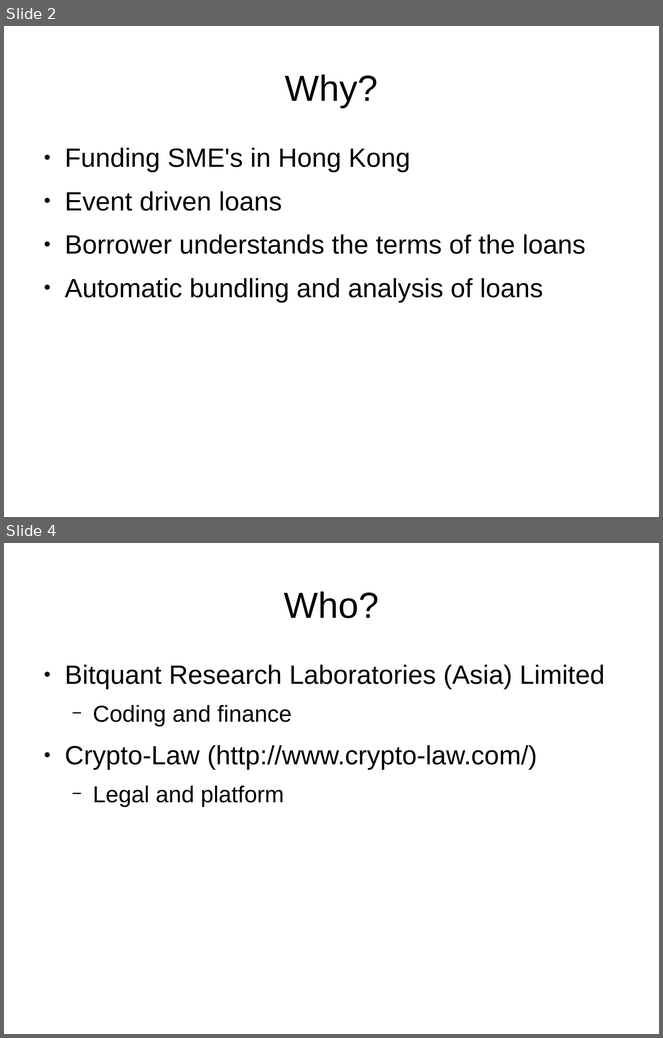
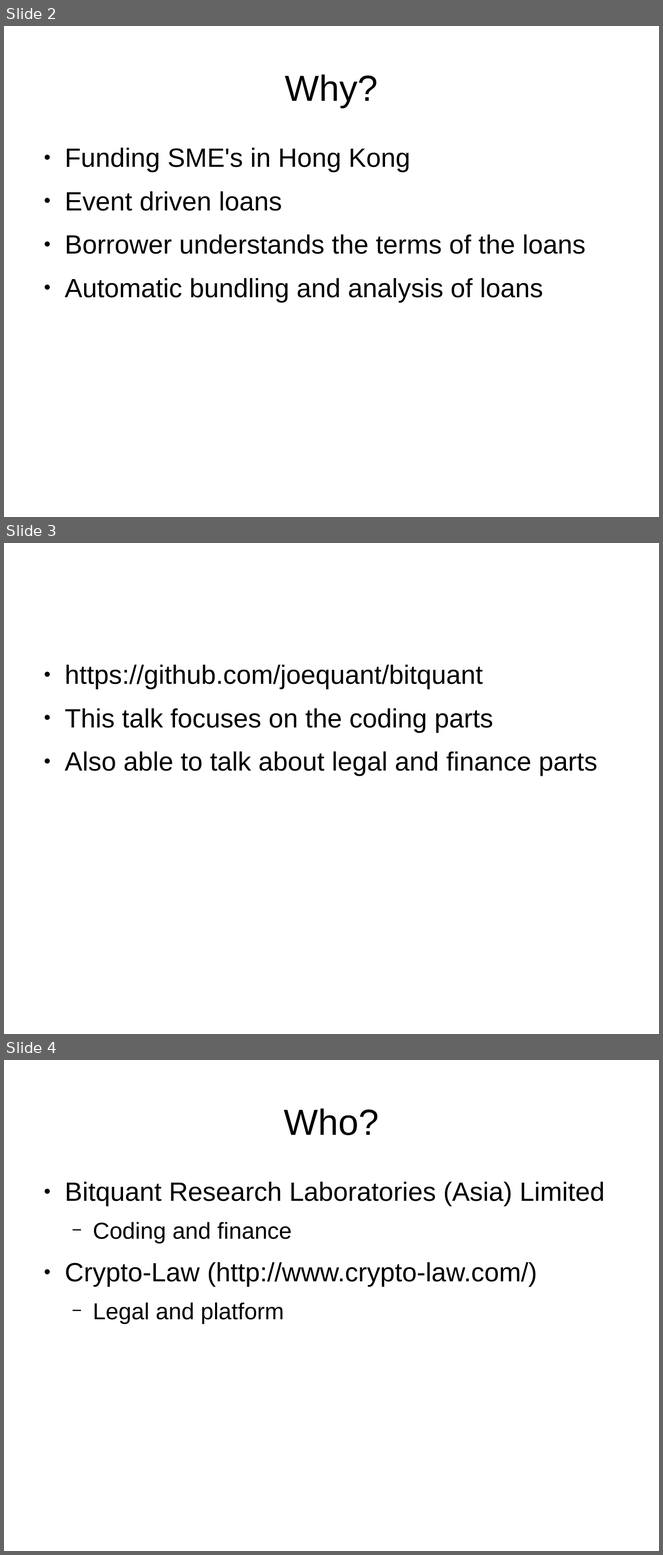
Before and after one commit to joequant/bitquant, a slide deck: pitchdecks/tech.odp. Shown one above the other, each under a label of ours: slides 2 and 4 before the commit, slides 2, 3 and 4 after it; the slides between them are not shown. The pictures are 663x1038 and 663x1555 pixels, drawn with LibreOffice and Linux fonts; fonts in the diff are those of the drawing. Boxes give left, top, right and bottom in pixels: in the first picture for what was removed or moved away, otherwise in the second. Text is boxed around its words. In the diff, an @@ line names an element or a change of style, - is before the commit and + after.

```diff
--- a/pitchdecks/tech.odp
+++ b/pitchdecks/tech.odp
@@ slide 3 added at [4,543,659,1034], background #FFFFFF @@
@@ text added at [65,665,598,776], 32 pt, text #000000 @@
+● https://github.com/joequant/bitquant
+● This talk focuses on the coding parts
+● Also able to talk about legal and finance parts
```
Also in this commit, not shown: 1 slide changed, 3 other slides added, 2 slides removed, 1 other file.
